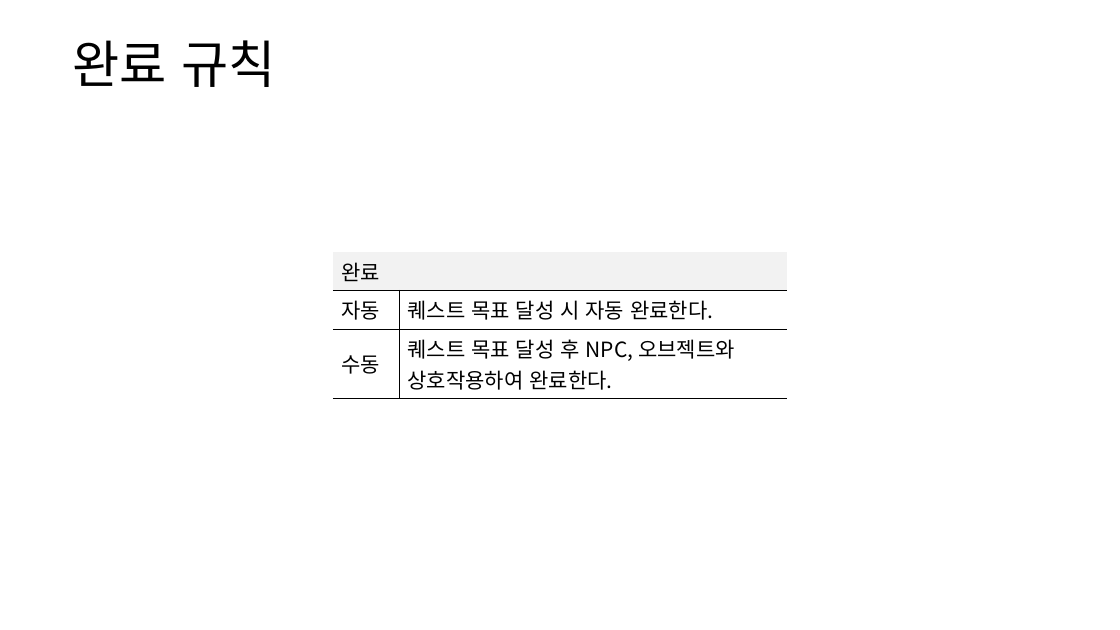
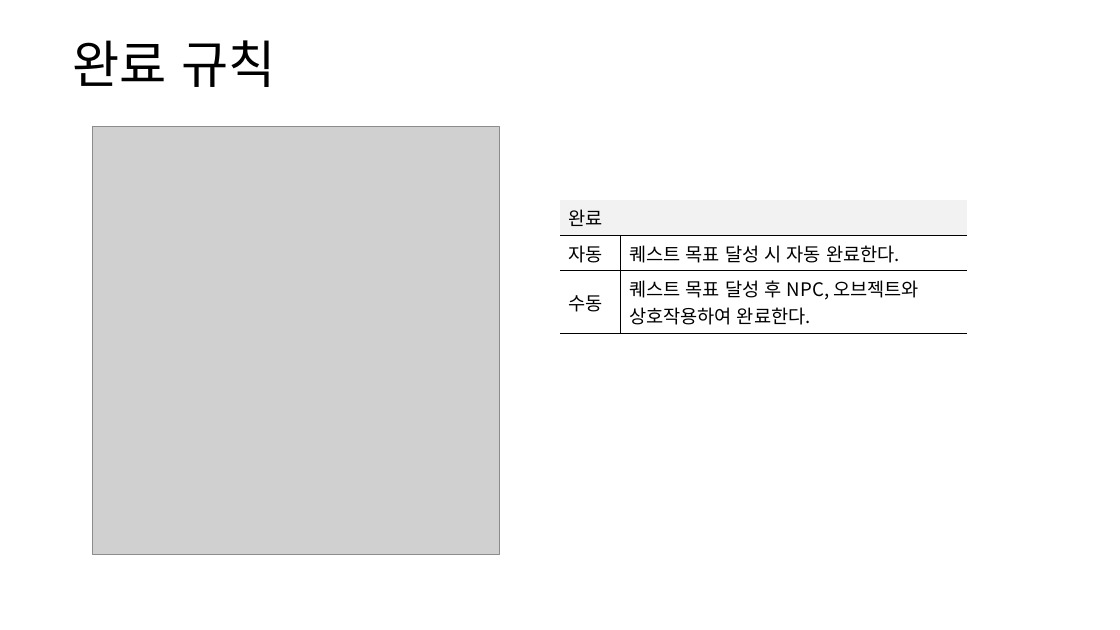
Before and after one commit to yjk0401/unityenginebasic_9th, a slide deck: slide 10 of 기획/방랑엽사전/퀘스트 시스템 기획서.pptx (slide 12 before the commit). Drawn at 1120x630 pixels with LibreOffice and Linux fonts; fonts in the diff are those of the drawing; grey boxes stand for pictures. Boxes give left, top, right and bottom in pixels: in the first picture for what was removed or moved away, otherwise in the second. Text is boxed around its words. In the diff, an @@ line names an element or a change of style, - is before the commit and + after.

```diff
--- a/기획/방랑엽사전/퀘스트 시스템 기획서.pptx
+++ b/기획/방랑엽사전/퀘스트 시스템 기획서.pptx
@@ picture added at (92,126,499,555) @@
@@ table at (560,200,967,329) @@
@@ size 18 to 16 pt @@
@@ table: place and size @@
-table at (333,251,787,394)
+table at (560,200,967,329)
```
Also in this commit, not shown: 4 other slides changed, 3 slides removed, 6 other files.
